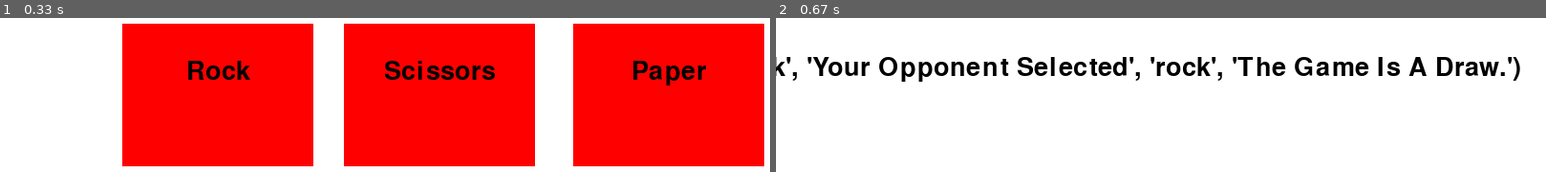
Above: before the commit, frames 1-2 (left to right).
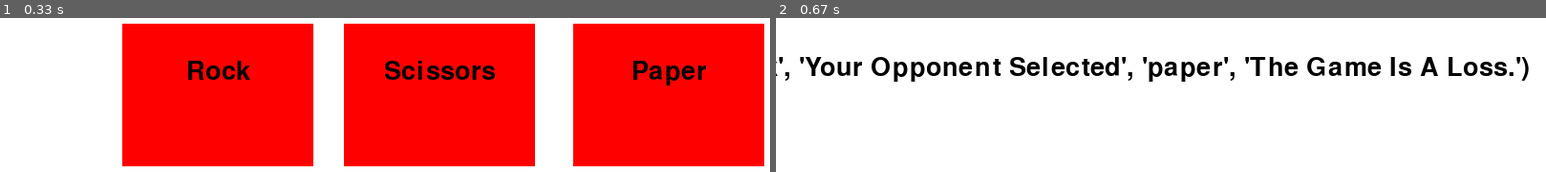
Above: after the commit, the same moments.

Repository: FinnSnell/PygameRPS
Game: pygame game, started from main.py
Two runs of this game, one before a commit and one after it. Both use one fixed random seed, a clock stepped at 60 frames per second and the inputs below.
Inputs:
- Up to frame 1 (0.33 s): no input
- Up to frame 2 (0.67 s): click "Rock" at 0.38 s

Frame 1 is identical in both runs. In frame 2, 6.4% of the frame differs, in the area x 0-98%, y 25-42%.

Commit message:
Update twister.py
minor range error fix

Diff:
--- a/twister/twister.py
+++ b/twister/twister.py
@@ -57,7 +57,7 @@
 
     mt = MT19937(seed=new_seed)
 
-    randomness = [(mt.extract_number()) % 10 + 1 for _ in range(1)]
+    randomness = [(mt.extract_number()) % 10 for _ in range(1)]
     return randomness
 
 def generate_number():
